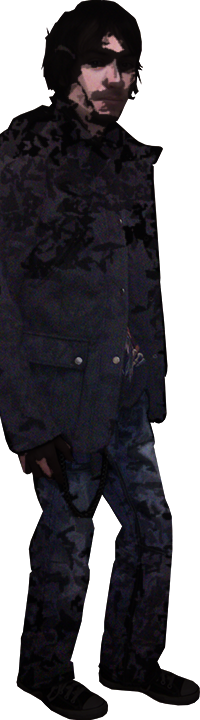
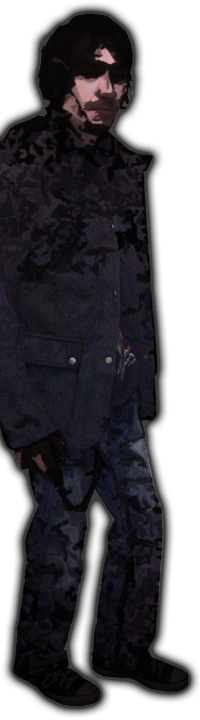
The second 200x720 image is a revision of the first. Changes to its layers:
painted on "Background copy" over [left=0, top=0, right=200, bottom=720]
painted on "Background copy 2" over [left=0, top=0, right=200, bottom=720]
